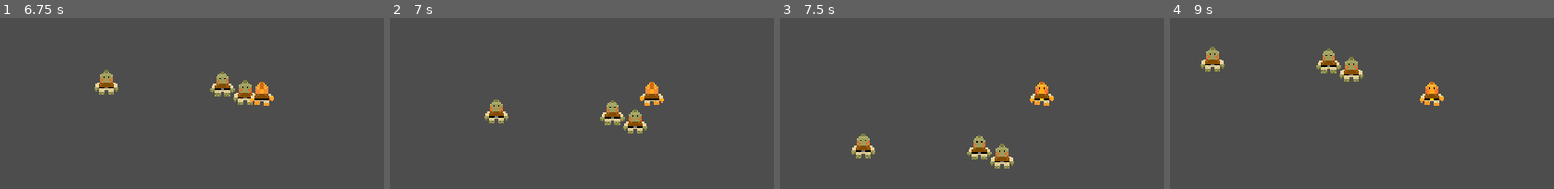
Above: before the commit, frames 1-4 (left to right).
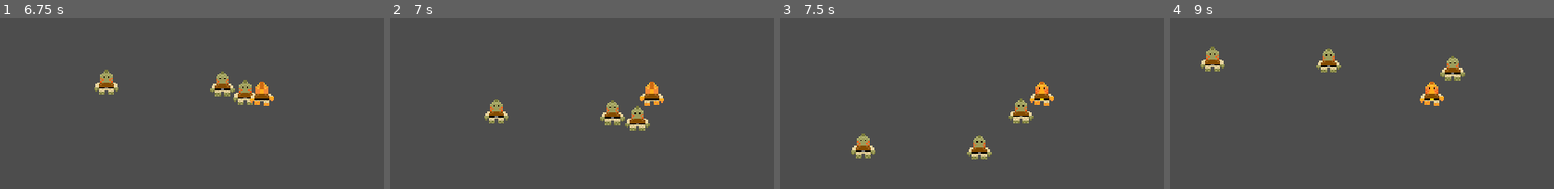
Above: after the commit, the same moments.

Repository: Splashy-Inc/splish-splashisson
Game: Godot game, scene res://Scenes/playground.tscn
Same seed, same stepped clock (60 frames per second), same inputs: the game is played once before the commit and once after it. The project has no main scene, so this scene is started directly.
Inputs:
- Up to frame 1 (6.75 s): tap Enter at 0.5 s; hold D (right) 0.53-1.28 s; tap I (interact) at 0.6, 1.35, 2.3, 2.85, 3.6, 4.55, 5.1, 5.85 s; hold S (down) 1.28-2.03 s; hold D (right) 2.03-2.78 s; tap U (unassign) at 2.1, 4.35, 6.6 s; hold W (up) 2.78-3.53 s; hold A (left) 3.53-5.03 s; hold S (down) 5.03-5.78 s; hold D (right) 5.78-6.53 s; hold W (up) from 6.53 s (still down)
- Up to frame 2 (7 s): keep holding W (up); tap I (interact) at 6.8 s
- Up to frame 3 (7.5 s): release W (up) at 7.28 s; hold D (right) from 7.28 s (still down); tap I (interact) at 7.35 s
- Up to frame 4 (9 s): release D (right) at 8.03 s; hold S (down) 8.03-8.78 s; tap I (interact) at 8.1 s; hold A (left) from 8.78 s (still down); tap U (unassign) at 8.85 s

Frame 1 is identical in both runs. In frame 2, 0.6% of the frame differs, in the area x 60-68%, y 51-68%; in frame 3, 1.1%; in frame 4, 1.2%, in the area x 38-77%, y 18-38%.
Error before the commit: Invalid call. Nonexistent function 'has_method' in base 'Nil'. (res://Scenes/splish.gd:30)
Error after the commit: Invalid call. Nonexistent function 'has_method' in base 'Nil'. (res://Scenes/splish.gd:33)

Commit message:
Add ability to interact with Crew
Assign to self

Diff:
--- a/Scenes/splish.gd
+++ b/Scenes/splish.gd
@@ -29,6 +29,9 @@
 	if Input.is_action_just_pressed("unassign"):
 		if interactables.front().has_method("set_assignment"):
 			interactables.front().set_assignment(null)
+	if Input.is_action_just_pressed("interact"):
+		if interactables.front().has_method("set_assignment"):
+			interactables.front().set_assignment(self)
 
 func _on_interactable_range_body_entered(body: Node2D) -> void:
 	interactables.append(body)
